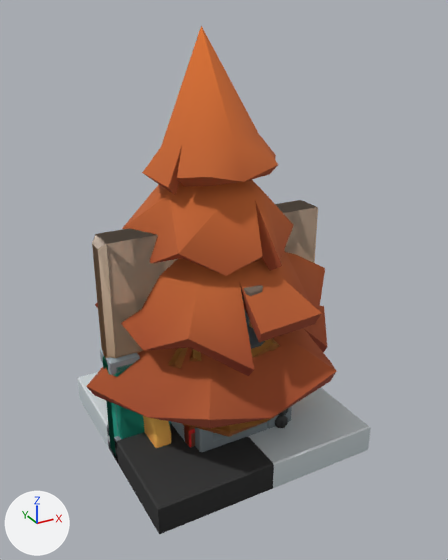
The glTF model fournil/hd/marche/decor-marche.glb as it was, and as the next commit left it.
Camera for both pictures: a 50 mm lens placed at (-4.5, -8.54, 7.16), pointed at (0.11, -0.15, 2.96). Lighting does not change. The marker at lower left points along +X, +Y and +Z. The older version comes first. Where no turn or scale is listed for an object, it has been applied to the vertices.

In view in the first picture: 'couch_pillows', 'floor_kitchen', 'oven', 'tree_pine_orange_large', 'tree_pine_yellow_medium', 'wall', 'wall_orderwindow', 'wall_window_open' and 4 more.
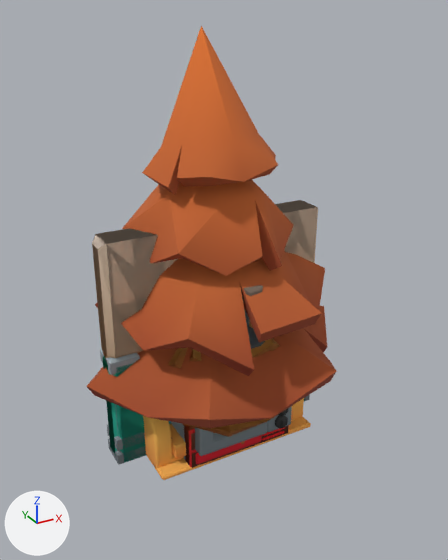
What changed in the scene script:
```text
Remove ob_floor_kitchen:
    ob_floor_kitchen = bpy.data.objects.new('floor_kitchen', me_floor_kitchen)
    ob_floor_kitchen.location = (0.0, 0.0, 0.25)
```

Boxes [x1, y1, x2, y2] around the edits, measured in the pictures (448 x 560 px):
'floor_kitchen', deleted
    before: [77, 372, 371, 534]
'couch_pillows', unchanged, uncovered by the edit
    before: [143, 416, 171, 448]
    after: [143, 398, 304, 468]
